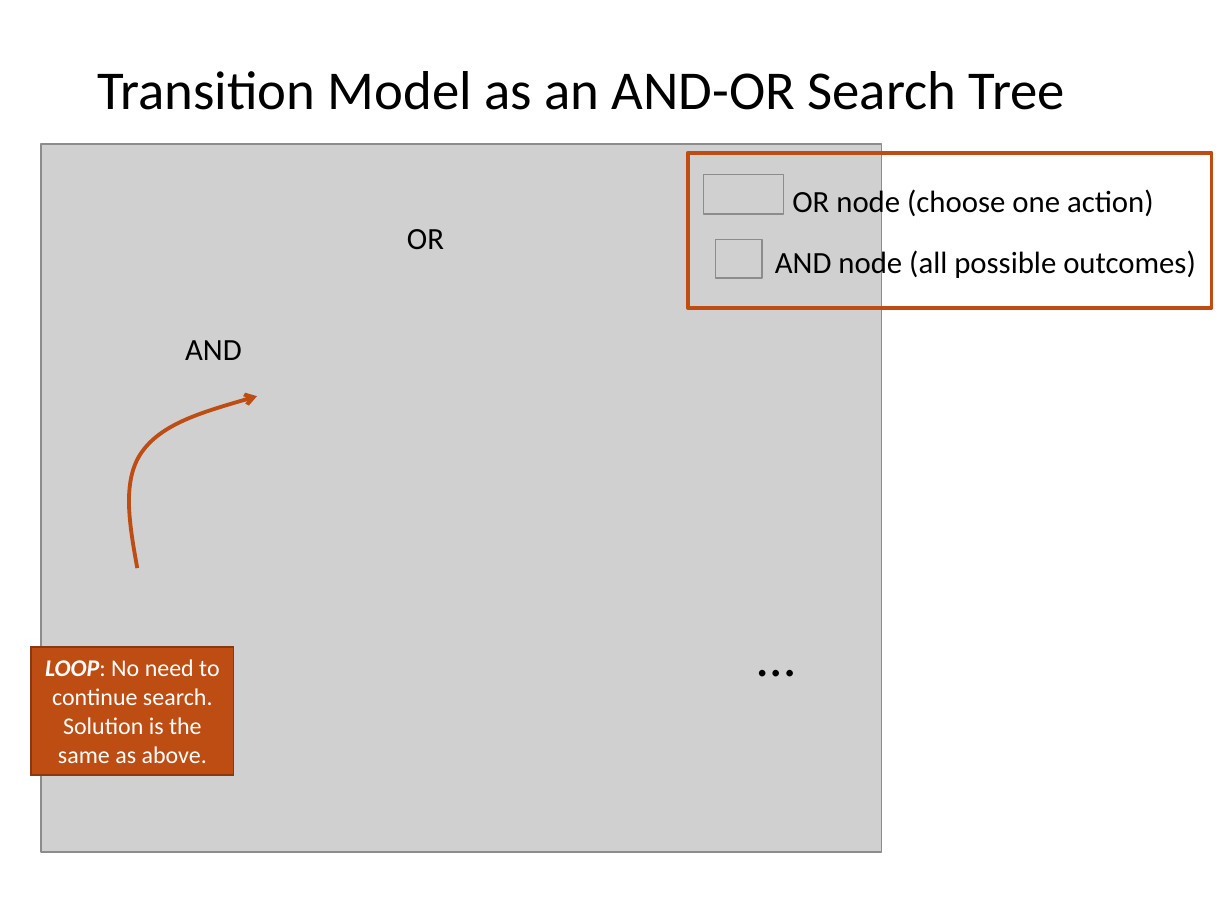
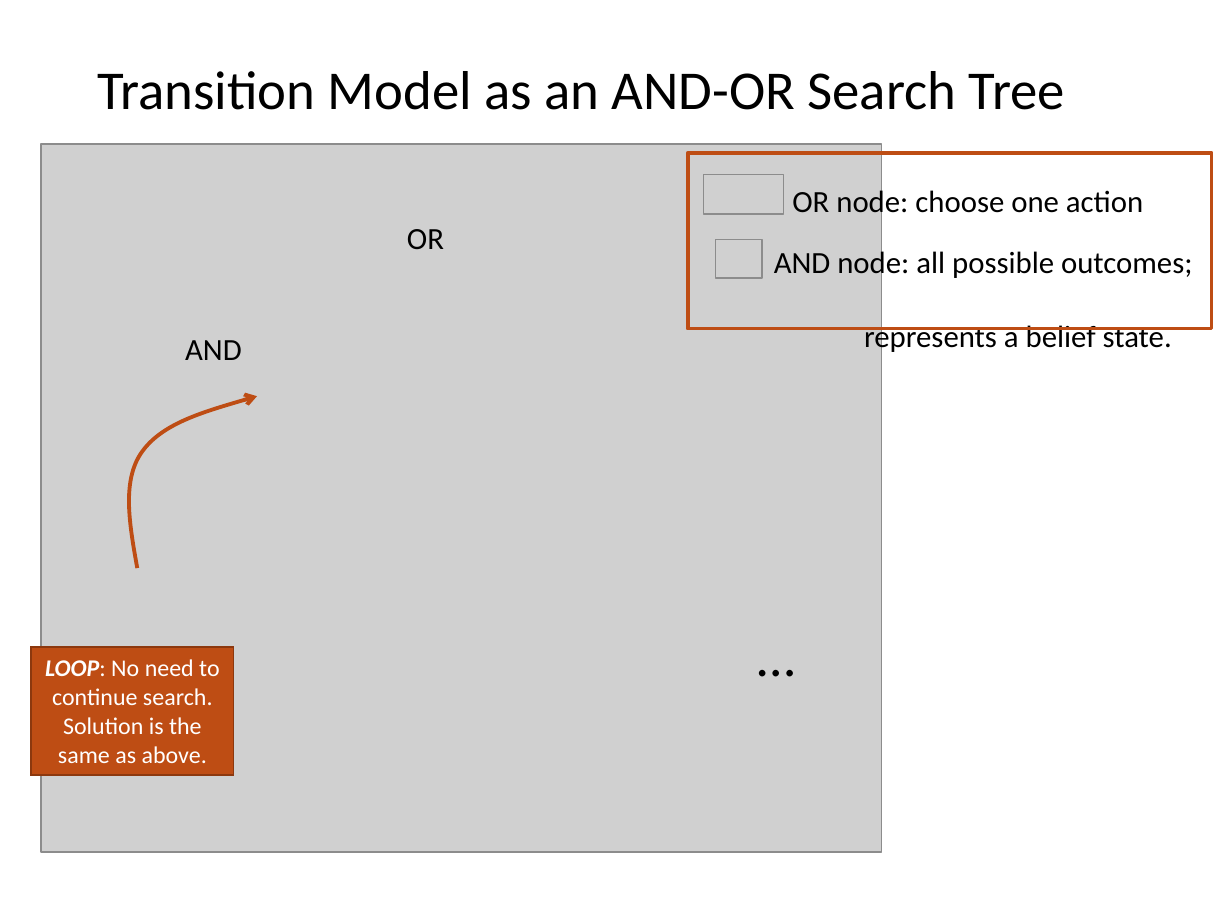
Before and after one commit to kunleola/CS7320, a slide deck: slide 9 of slides/04_search_with_uncertainty.pptx. Drawn at 1232x924 pixels with LibreOffice and Linux fonts; fonts in the diff are those of the drawing; grey boxes stand for pictures. Boxes give left, top, right and bottom in pixels: in the first picture for what was removed or moved away, otherwise in the second. Text is boxed around its words. In the diff, an @@ line names an element or a change of style, - is before the commit and + after.

```diff
--- a/slides/04_search_with_uncertainty.pptx
+++ b/slides/04_search_with_uncertainty.pptx
@@ rectangle: place and size @@
-rectangle at [687, 153, 1211, 308]
+rectangle at [687, 153, 1211, 329]
@@ text at [792, 187, 1143, 221]: text changed @@
-OR node (choose one action)
+OR node: choose one action
@@ text at [774, 247, 1192, 355]: text changed @@
-AND node (all possible outcomes)
+AND node: all possible outcomes;
+represents a belief state.
```
Also in this commit, not shown: 2 other slides changed, 1 other file.
